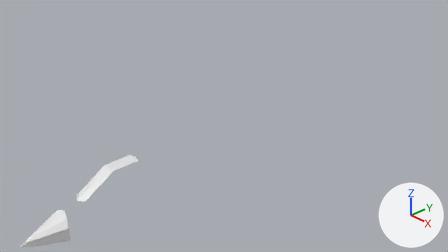
Two versions of the Blender file AirPlanes/F35/f35Blue.blend, one commit apart.
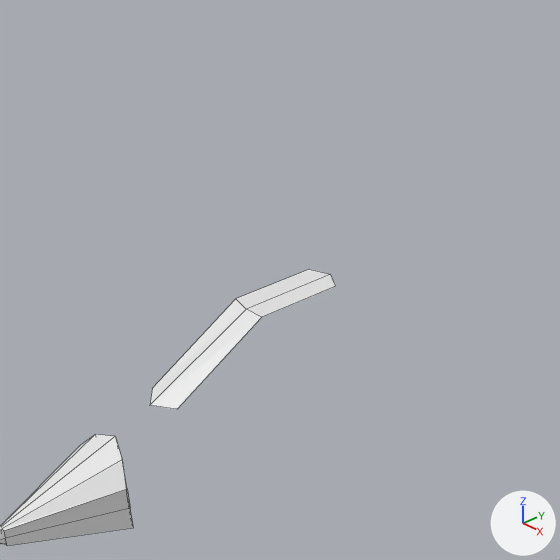
Each version is shown from the file's camera 'Camera', then close up on the part from 6% to 48% of the width and 26% to 100% of the height. The lights are fixed; the arrows at lower right show +X, +Y and +Z. The close-ups show mesh edges as thin lines.

Names of what the first close-up shows: 'Plane', 'nose'.
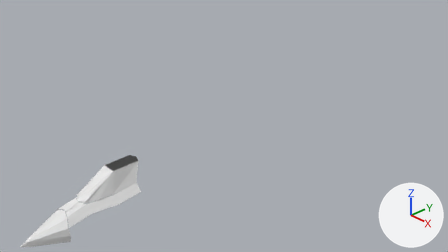
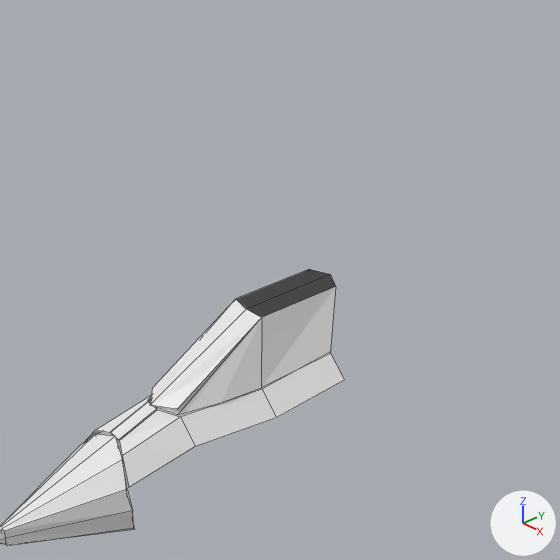
The change, as a diff of the scene's bpy script:
```diff
--- a/AirPlanes/F35/f35Blue.blend.py
+++ b/AirPlanes/F35/f35Blue.blend.py
@@ me_cube_002 @@
 me_cube_002.from_pydata(...)  # 48 vertices, 28 faces; spans x -2.15..2.21, y -1.41..6.32, z -1.0..2.64
 # used by ob_nose; location = (0.004, -3.982, -0.47); scale = (0.459, 0.335, 0.331)
 # verts and faces of me_cube_002; kept vertices keep their numbers, new ones are numbered from 48
 # before: 2 (-0.67, 1.0, -0.42), 8 (0.0, 1.32, -1.0), 31 (-0.67, 1.0, 0.03), 32 (0.67, 1.0, 0.03) at pixel (130, 508), 36 (-0.33, 1.16, -0.71)
 # before: 44 (0.33, 1.16, -0.71) at pixel (132, 524)
+# me_cube_002 part 1
+verts[2] = (-0.59, 1.0, -0.42)  # moved
+verts[8] = (0.0, 1.32, -1.14)  # moved
+verts[31] = (-0.69, 1.0, 0.03)  # moved
+verts[32] = (0.73, 1.0, 0.03)  # moved, pixel (132, 510)
+verts[36] = (-0.33, 1.16, -0.78)  # moved
+verts[44] = (0.4, 1.16, -0.78)  # moved, pixel (134, 529)
@@ me_plane_1 @@
+me_plane_1.from_pydata([(-1.0, -1.09, -0.4), (1.0, -1.09, -0.44), (-1.0, 1.0, 0.0), (1.0, 1.0, 0.0), (0.0, -1.27, -0.4), (0.0, 1.11, 0.0), (-1.0, 0.03, 0.0), (1.0, 0.03, 0.0), (0.0, 0.0, 0.0), (1.52, -0.65, -0.43), (2.03, 0.67, -0.37), (1.8, -0.2, -0.42)], [], [(8, 7, 3, 5), (6, 8, 5, 2), (0, 4, 8, 6), (4, 1, 7, 8), (7, 1, 9, 11), (3, 7, 11, 10)])
@@ me_plane_002 @@
+me_plane_002.from_pydata([(-1.0, -0.13, -0.16), (1.0, -0.13, -0.15), (-1.0, 1.21, -0.06), (1.0, 1.21, -0.05), (-3.14, -0.34, -0.18), (-3.04, 1.66, -0.1), (-3.04, 1.66, -0.1), (-5.38, -0.56, -0.33), (-5.63, 1.66, -0.24), (-4.94, 4.22, -0.08), (-7.53, 4.22, -0.23), (-5.43, 6.71, -0.01), (-8.02, 6.71, -0.16), (-5.38, -0.56, -0.33), (-5.63, 1.66, -0.24), (-7.53, 4.22, -0.23), (-8.02, 6.71, -0.16)], [(5, 6)], [(0, 1, 3, 2), (0, 2, 5, 4), (4, 5, 8, 7), (8, 5, 9, 10), (10, 9, 11, 12), (10, 12, 16, 15), (8, 10, 15, 14), (7, 8, 14, 13)])
@@ ob_plane @@
-ob_plane = bpy.data.objects.new('Plane', me_plane)
-ob_plane.location = (0.0, -2.542, 0.367)
-ob_plane.scale = (0.158, 0.587, 1.0)
@@ ob_cockpit @@
+ob_cockpit = bpy.data.objects.new('cockpit', me_plane_1)
+ob_cockpit.location = (0.0, -2.542, 0.367)
+ob_cockpit.scale = (0.158, 0.587, 1.0)
+_m = ob_cockpit.modifiers.new('Mirror', 'MIRROR')
@@ ob_fuselage @@
+ob_fuselage = bpy.data.objects.new('fuselage', me_plane_002)
+ob_fuselage.location = (0.006, -3.519, 0.021)
+ob_fuselage.scale = (-0.0567, 0.205, 1.0)
+_m = ob_fuselage.modifiers.new('Mirror', 'MIRROR')
```

Pixel boxes (x1, y1, x2, y2) of what changed, in the close-ups (560 x 560 px; the box of a moved part takes in the faces that stretch with it):
'cockpit', added: after (150, 269, 336, 415)
'fuselage', added: after (87, 354, 344, 487)
'nose', reshaped: before (0, 434, 134, 546); after (0, 434, 135, 546)
'Plane', deleted: before (150, 269, 336, 409)
part 1 of me_cube_002, moved or reshaped: before (4, 489, 134, 546); after (4, 489, 135, 546)
